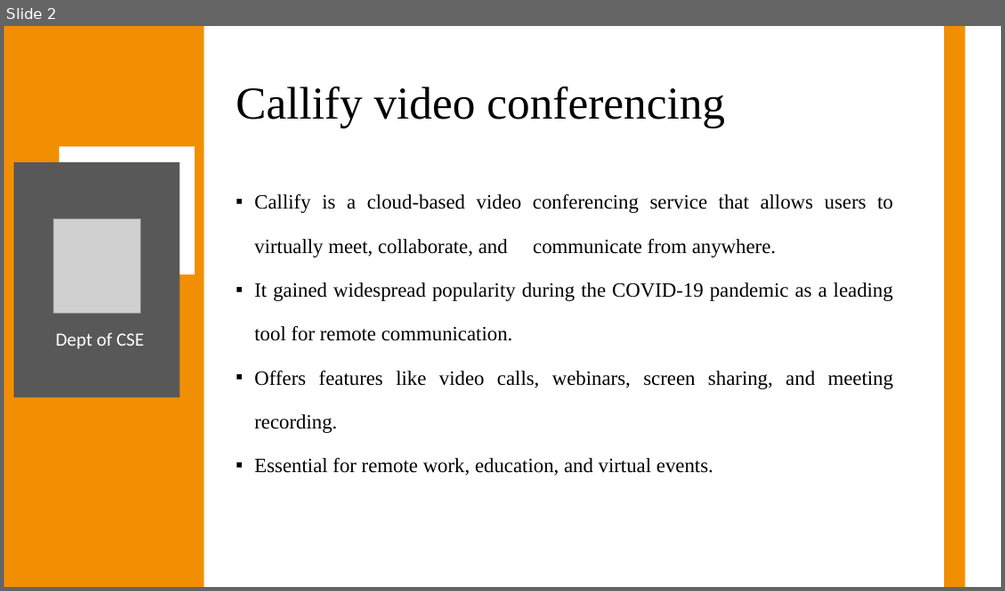
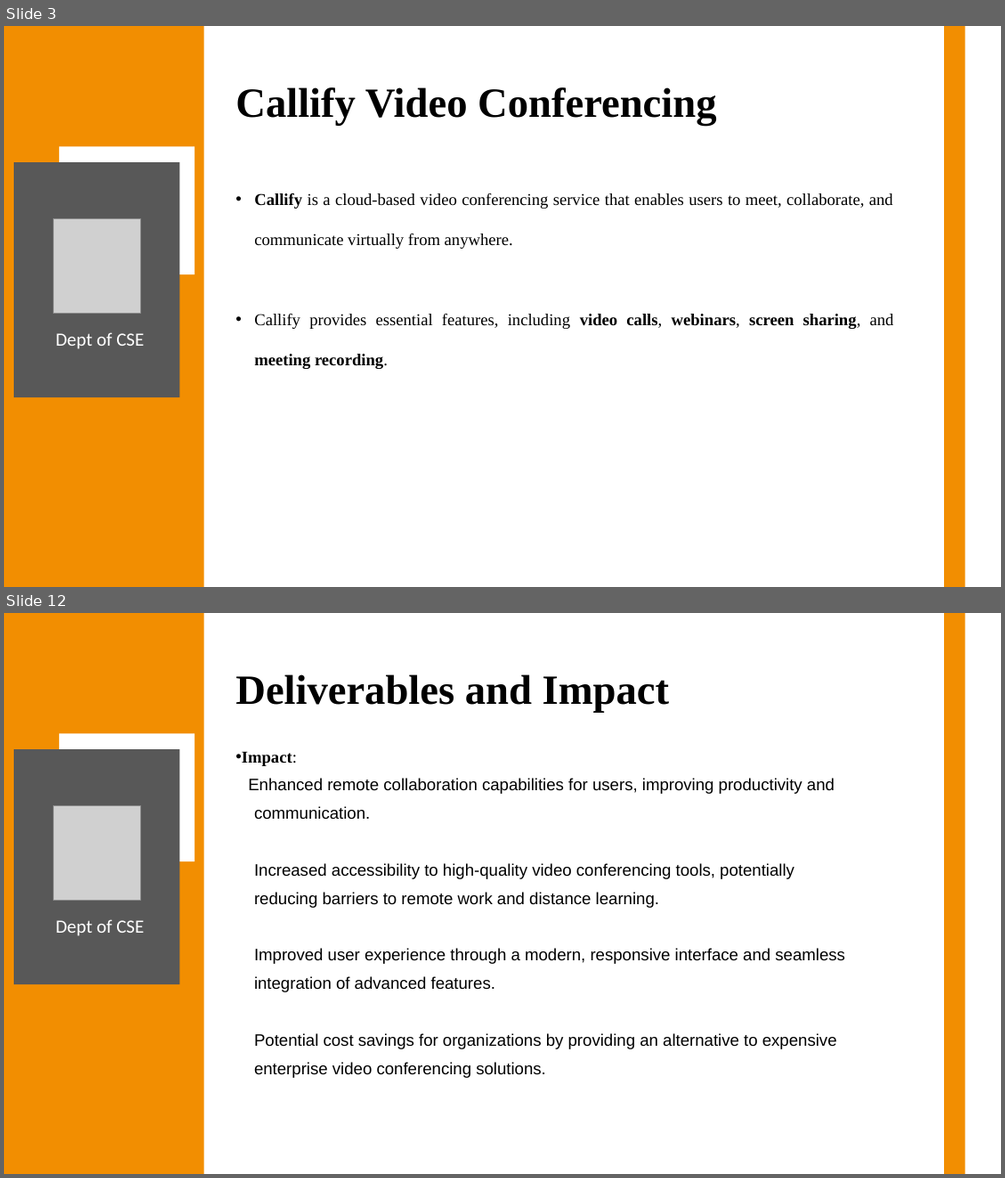
Before and after one commit to Anish202020/7th-Semester, a slide deck: Report & PPT/Project Work/Ppt/Callify Synopsis.pptx. Shown one above the other, each under a label of ours: slide 2 before the commit, slides 3 and 12 after it; the slides between them are not shown. The pictures are 1005x591 and 1005x1178 pixels, drawn with LibreOffice and Linux fonts; fonts in the diff are those of the drawing; grey boxes stand for pictures. Boxes give left, top, right and bottom in pixels: in the first picture for what was removed or moved away, otherwise in the second. Text is boxed around its words. In the diff, an @@ line names an element or a change of style, - is before the commit and + after.

```diff
--- a/Report & PPT/Project Work/Ppt/Callify Synopsis.pptx
+++ b/Report & PPT/Project Work/Ppt/Callify Synopsis.pptx
@@ slide 12 added at (4,613,1001,1174), background #FFFFFF @@
@@ rectangle added at (4,613,203,1174), fill #F28E01 @@
@@ rectangle added at (944,613,965,1174), fill #F28E01 @@
@@ title added at (235,674,669,713), 40 pt, text #000000, bold @@
+Deliverables and Impact
@@ rectangle added at (59,733,194,861), fill #FFFFFF @@
@@ rectangle added at (14,749,179,985), fill #585858 @@
@@ text added at (242,751,845,1078), 16 pt, text #000000 @@
+• Impact:
+Enhanced remote collaboration capabilities for users, improving productivity and
+communication.
+Increased accessibility to high-quality video conferencing tools, potentially
+reducing barriers to remote work and distance learning.
+Improved user experience through a modern, responsive interface and seamless
+integration of advanced features.
+Potential cost savings for organizations by providing an alternative to expensive
+enterprise video conferencing solutions.
@@ picture added at (53,806,141,900) @@
@@ text added at (56,919,144,936), 18 pt, text #FFFFFF @@
+Dept of CSE
@@ what was slide 2 is now slide 3 @@
@@ slide 3 changed as well @@
@@ title at (235,87,716,126): text changed; size 44 to 40 pt; bold on @@
-Callify video conferencing
+Callify Video Conferencing
@@ text at (254,193,894,369): text changed; size 19.6 to 16 pt @@
-▪ Callify is a cloud-based video conferencing service that allows users to virtually meet, collaborate, and communicate from anywhere.
-▪ It gained widespread popularity during the COVID-19 pandemic as a leading tool for remote communication.
-▪ Offers features like video calls, webinars, screen sharing, and meeting recording.
-▪ Essential for remote work, education, and virtual events.
+• Callify is a cloud-based video conferencing service that enables users to meet, collaborate, and communicate virtually from anywhere.
+• Callify provides essential features, including video calls, webinars, screen sharing, and meeting recording.
```
Also in this commit, not shown: 17 other slides changed, 6 other slides added.
